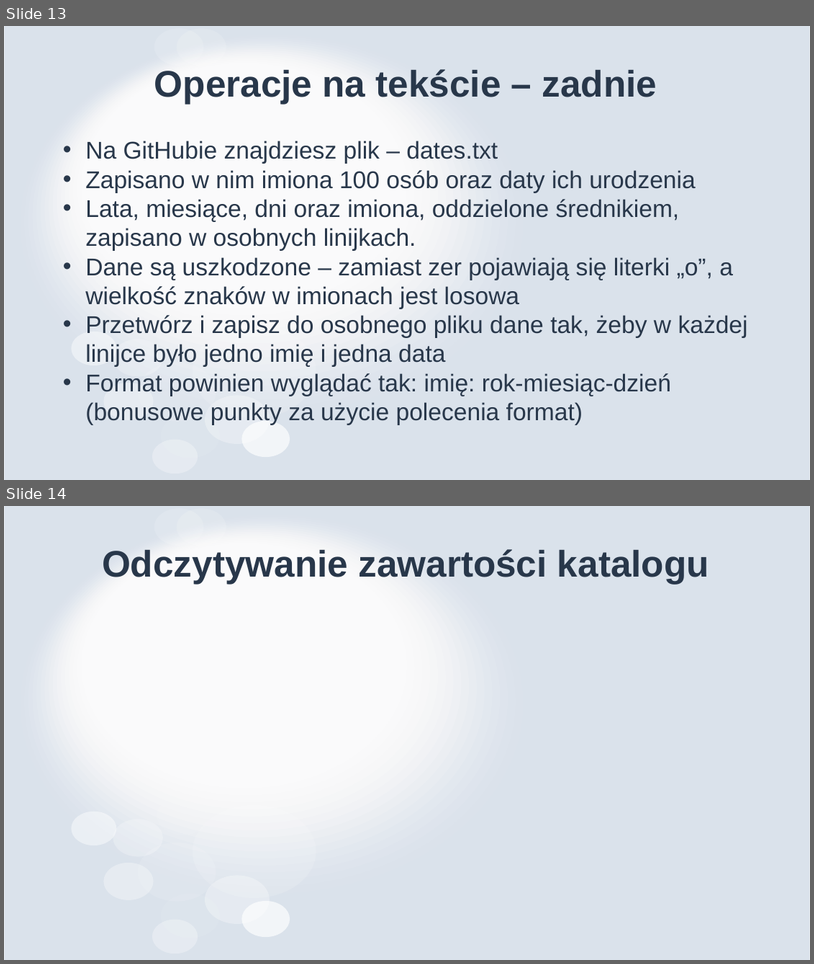
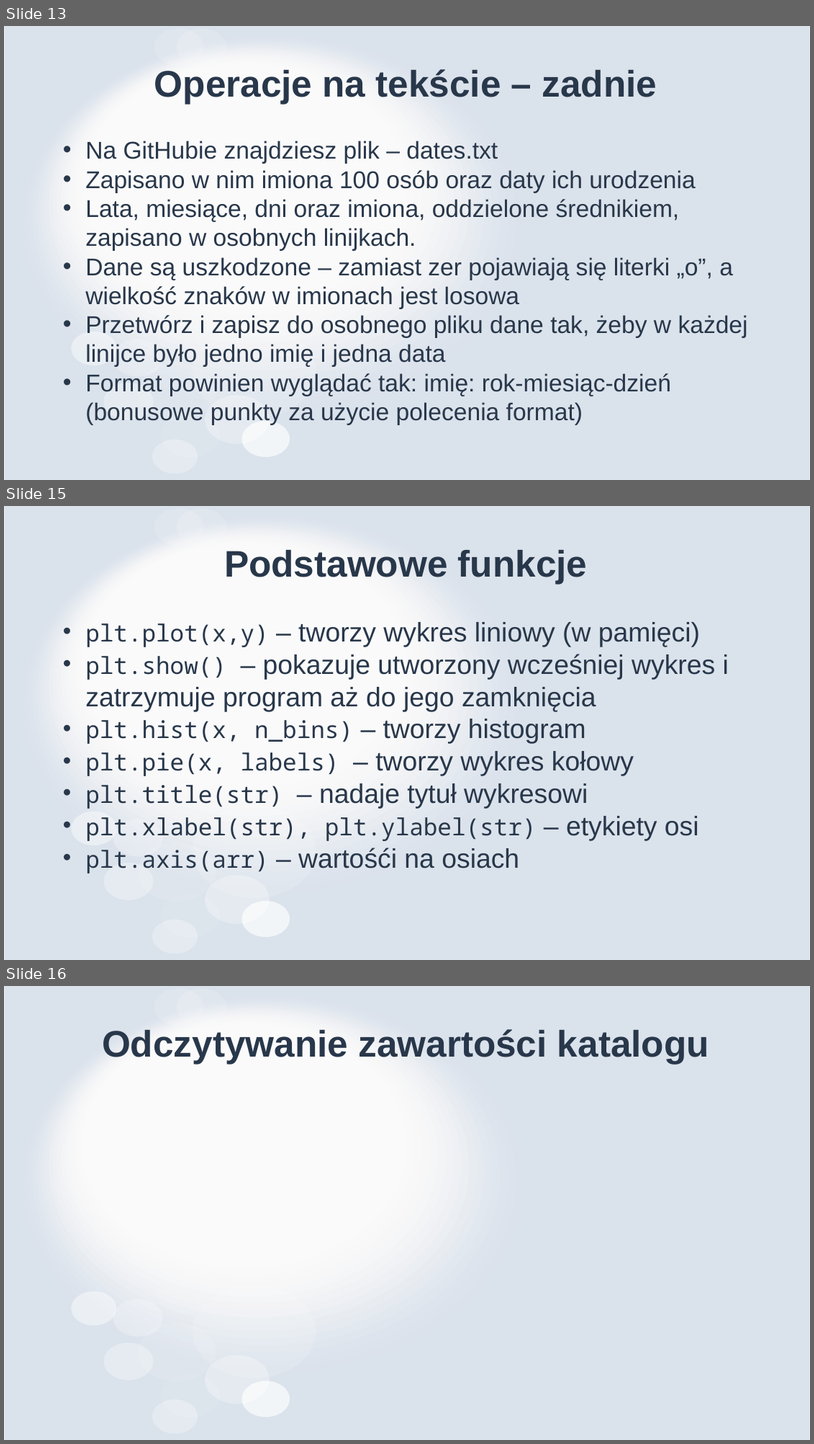
Before and after one commit to MikoStoro/ETI_Academy_python, a slide deck: EverydayPython/EverydayPython.pptx. Shown one above the other, each under a label of ours: slides 13 and 14 before the commit, slides 13, 15 and 16 after it; the slides between them are not shown. The pictures are 814x964 and 814x1444 pixels, drawn with LibreOffice and Linux fonts; fonts in the diff are those of the drawing. Boxes give left, top, right and bottom in pixels: in the first picture for what was removed or moved away, otherwise in the second. Text is boxed around its words. In the diff, an @@ line names an element or a change of style, - is before the commit and + after.

```diff
--- a/EverydayPython/EverydayPython.pptx
+++ b/EverydayPython/EverydayPython.pptx
@@ slide 15 added at [4,506,810,960], background #FFFFFF; not listed: 31 template elements that a slide beside it also shows @@
@@ title added at [224,550,588,584], 44 pt, text #28374A, bold @@
+Podstawowe funkcje
@@ text added at [85,622,729,873], 32 pt, text #28374A @@
+• plt.plot(x,y) – tworzy wykres liniowy (w pamięci)
+• plt.show() – pokazuje utworzony wcześniej wykres i zatrzymuje program aż do jego zamknięcia
+• plt.hist(x, n_bins) – tworzy histogram
+• plt.pie(x, labels) – tworzy wykres kołowy
+• plt.title(str) – nadaje tytuł wykresowi
+• plt.xlabel(str), plt.ylabel(str) – etykiety osi
+• plt.axis(arr) – wartośći na osiach
@@ what was slide 14 is now slide 16 @@
```
Also in this commit, not shown: 3 slides changed, 1 other slide added, 3 other files.
